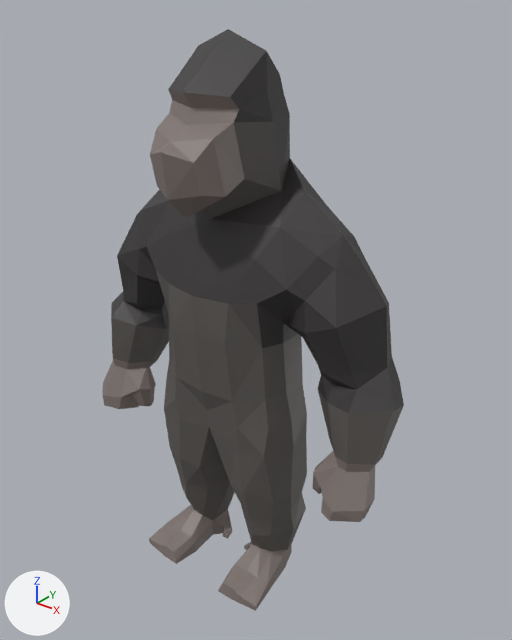
An edit to the COLLADA model Animations/GorillaIdle.dae, drawn before and after from the same camera.
Before and after are seen from a 50 mm lens placed at (8.61, -10.16, 12.41), pointed at (0.39, 0.12, 6.04). Lighting does not change. The marker at lower left points along +X, +Y and +Z. Where no turn or scale is listed for an object, it has been applied to the vertices.

Script lines for the objects in view, before the commit:
```python
me_untitled = bpy.data.meshes.new('Untitled')
me_untitled.from_pydata(...)  # 402 vertices, 800 faces; spans x -3.79..3.79, y -1.93..1.38, z -0.01..11.58
me_untitled.materials.append(mat_vertex_colours)
ob_body = bpy.data.objects.new('Body', me_untitled)
ob_body.location = (0.0, 0.0, 0.0)
```
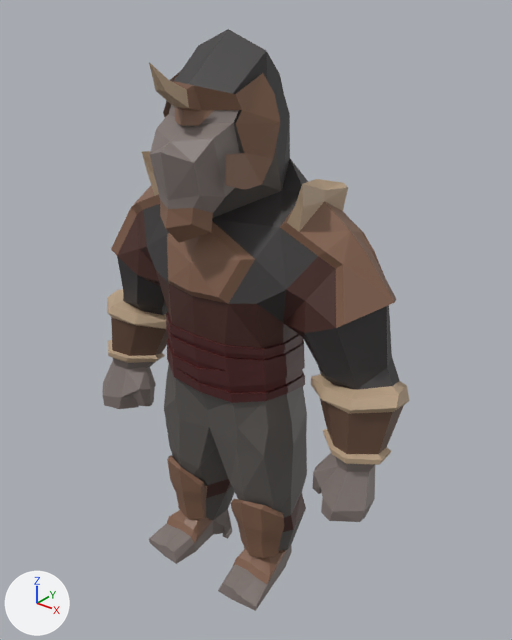
The newer file is also rescaled (x0.767) as a whole; pictures and numbers use the older file's frame.

Boxes [x1, y1, x2, y2] around the edits, measured in the pictures (512 x 640 px):
```json
{"object": "Body", "change": "reshaped", "before": [102, 29, 404, 611], "after": [102, 29, 410, 611]}
{"part": 1, "of": "me_untitled", "change": "added", "after": [149, 62, 280, 190], "on screen": "brown"}
{"part": 2, "of": "me_untitled", "change": "built on", "before": [139, 190, 386, 305], "after": [107, 151, 410, 465]}
{"part": 3, "of": "me_untitled", "change": "built on", "before": [171, 451, 291, 548], "after": [167, 451, 294, 584]}
{"part": 4, "of": "me_untitled", "change": "recoloured", "before": [117, 210, 336, 529], "after": [117, 210, 336, 529], "on screen": "grey to brown"}
```

Scene script edits in JSON lines:
```json
{"block": "me_untitled", "where": "# used by ob_body; location = (0.0, 0.0, 0.0)"}
{"op": "remove", "block": "me_untitled", "code": "me_untitled.from_pydata(...)  # 402 vertices, 800 faces; spans x -3.79..3.79, y -1.93..1.38, z -0.01..11.58"}
{"op": "add", "block": "me_untitled", "code": "me_untitled.from_pydata(...)  # 811 vertices, 1582 faces; spans x -3.88..3.88, y -2.07..1.38, z -0.01..11.58"}
{"block": "me_untitled", "change": "me_untitled part 1: a new loose piece of 50 vertices spanning x -1.15..1.15, y -2.07..-0.16, z 9.04..11.21, in mat_vertex_colours"}
{"block": "me_untitled", "change": "me_untitled part 2: 4 vertices removed from x -2.64..2.64, y 0.16..0.18, z 7.95..8.27; 279 vertices added at x -3.88..3.88, y -1.92..1.27, z 4.06..9.29"}
{"block": "me_untitled", "change": "me_untitled part 3: 6 vertices removed from x -1.43..1.43, y -0.78..-0.58, z 1.28..1.8; 90 vertices added at x -1.71..1.71, y -1.05..-0.19, z 0.41..2.37"}
{"block": "me_untitled", "change": "me_untitled part 4: 64 kept faces spanning x -2.82..2.82, y -1.32..1.23, z 1.31..8.02 get new vertex colours"}
```
